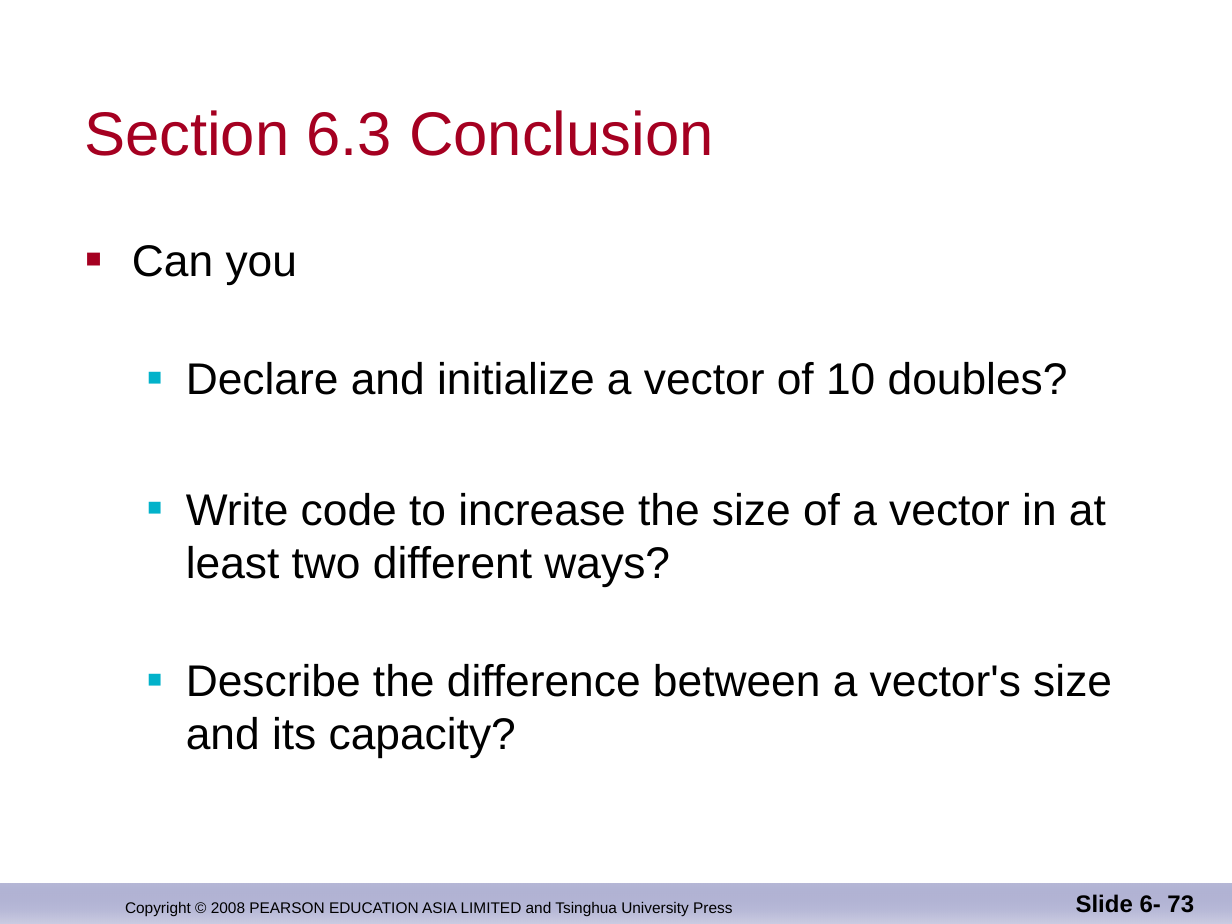
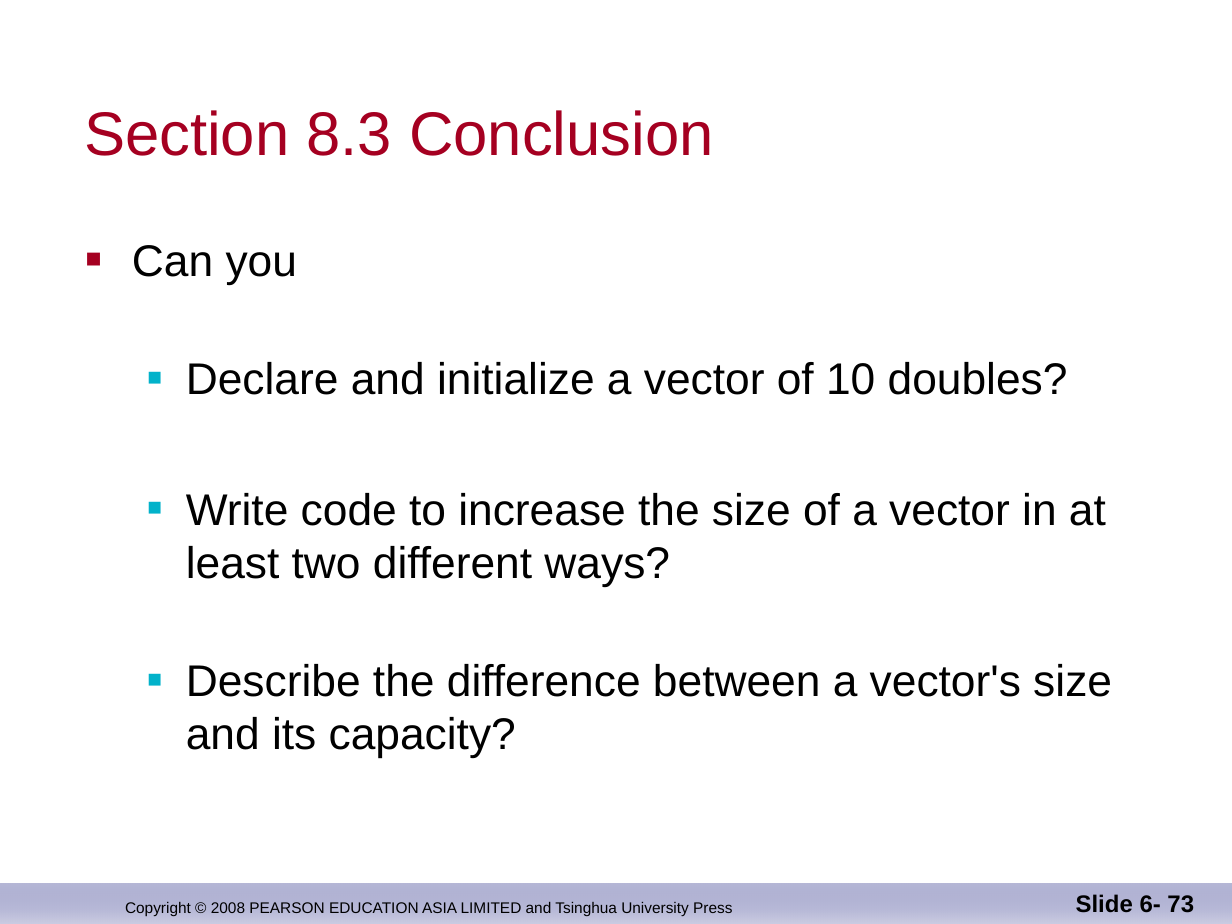
Before and after one commit to djuanbei/CPLUSPLUS, a slide deck: slide 73 of ppt/Chapter 8.ppt. Drawn at 1232x924 pixels with LibreOffice and Linux fonts; fonts in the diff are those of the drawing; background and template pictures are left out. Boxes give left, top, right and bottom in pixels: in the first picture for what was removed or moved away, otherwise in the second. Text is boxed around its words. In the diff, an @@ line names an element or a change of style, - is before the commit and + after.

```diff
--- a/ppt/Chapter 8.ppt
+++ b/ppt/Chapter 8.ppt
@@ title at (x1=84, y1=110, x2=714, y2=156): text changed @@
-Section 6.3 Conclusion
+Section 8.3 Conclusion
```
Also in this commit, not shown: 27 other slides changed, 3 other files.
